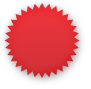
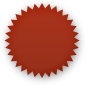
Before/after of a 91×89 layered artwork. What changed in the layer stack:
pixels changed over 4, 3, 80, 78 (layer not identified)
